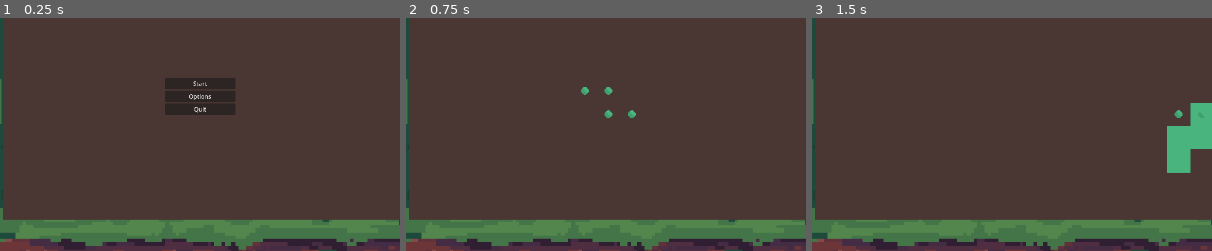
Above: before the commit, frames 1-3 (left to right).
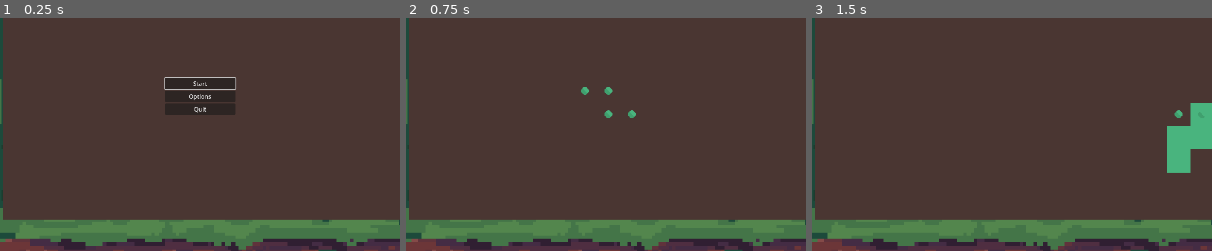
Above: after the commit, the same moments.

Repository: Coffin-Likker/tetrarcana
Game: Godot game, scene res://scenes/main.tscn
Same seed, same stepped clock (60 frames per second), same inputs: the game is played once before the commit and once after it.
Inputs (mouse positions are % of the whole screen's width and height, from its top left):
- Up to frame 1 (0.25 s): no input
- Up to frame 2 (0.75 s): click "Start" at 0.5 s
- Up to frame 3 (1.5 s): tap Enter at 1.25 s; move the mouse to (72, 45) at 1.27 s; tap E (rotate_clockwise) at 1.35 s; click (72, 45) at 1.42 s
The pictures show only the part of the screen within x 22-72%, y 24-74%; the shares and areas given below are measured in that part.

The runs differ from the first frame. In frame 1, 0.2% of the frame differs, in the area x 41-59%, y 25-31%; in frame 2, nothing differs; in frame 3, nothing differs.

Commit message:
feature: allow for keyboard menu navigation

Diff:
--- a/scripts/menu-scripts/MenuManager.gd
+++ b/scripts/menu-scripts/MenuManager.gd
@@ -26,6 +26,20 @@
 		current_menu.hide()
 	menu.show()
 	current_menu = menu
+	focus_first_button(menu)
+
+func focus_first_button(node: Node):
+	if node is Button:
+		node.grab_focus()
+		return true
+	for child in node.get_children():
+		if focus_first_button(child):
+			return true
+	return false
+
+func _unhandled_input(event):
+	if event.is_action_pressed("ui_cancel") and current_menu != main_menu:
+		change_menu(main_menu)
 
 
 func set_music_volume(value: float):
